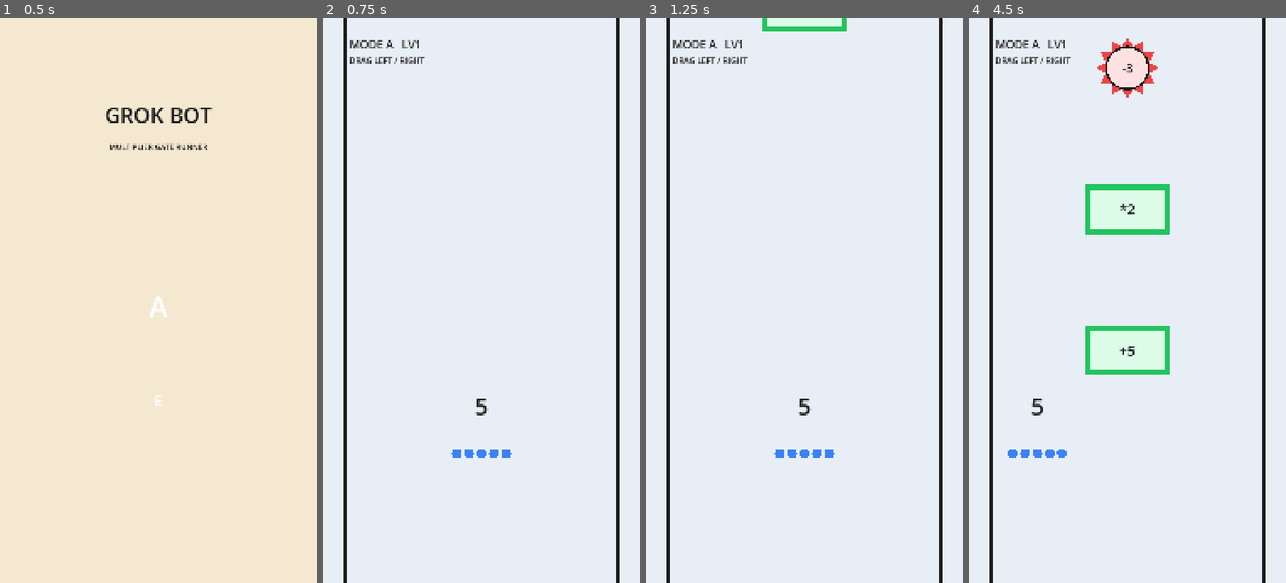
Above: before the commit, frames 1-4 (left to right).
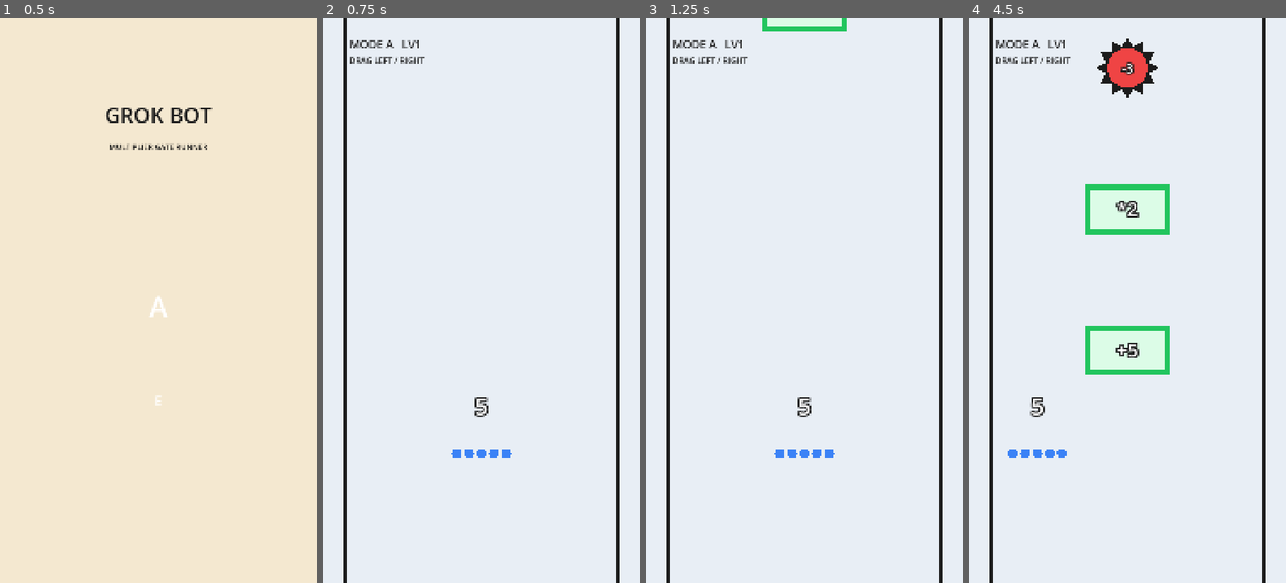
Above: after the commit, the same moments.

Repository: fallenblueray/Grok-Bot-Game
Game: Godot game, scene res://Boot.tscn
Same seed, same stepped clock (60 frames per second), same inputs: the game is played once before the commit and once after it.
Inputs (mouse positions are in pixels of both pictures, inside the frame that each line leads up to):
- Up to frame 1 (0.5 s): no input
- Up to frame 2 (0.75 s): click "A" at 0.5 s
- Up to frame 3 (1.25 s): no input
- Up to frame 4 (4.5 s): tap Enter at 1.25 s; move the mouse to (1197, 272) at 1.27 s; hold Right 1.28-2 s; tap 1 at 1.35 s; click (1197, 272) at 1.42 s; tap Space at 1.52 s; drag from (1064, 328) to (1111, 413) at 2.02 s; move the mouse to (1159, 176) at 2.77 s; hold Right 2.78-3.5 s; tap 2 at 2.85 s; drag from (1111, 413) to (1032, 215) at 3.52 s; move the mouse to (1222, 385) at 4.27 s; hold A from 4.28 s (still down); tap Keypad Enter at 4.35 s

Frame 1 is identical in both runs. In frame 2, 0.1% of the frame differs, in the area x 47-53%, y 67-71%; in frame 3, 0.1%; in frame 4, 1.5%, in the area x 19-60%, y 3-71%.

Commit message:
Mode A readability: outlined gate/wall numbers, red-heart ink-tooth saw

Diff:
--- a/ModeA.gd
+++ b/ModeA.gd
@@ -20,6 +20,7 @@
 const YELLOW := Color("F59E0B")
 const PALE_GREEN := Color("DCFCE7")
 const PALE_RED := Color("FEE2E7")
+const WHITE := Color("FFFFFF")
 
 const LEVEL_NUMBERS := [1, 4, 8]
 
@@ -271,6 +272,15 @@
 	return false
 
 
+func _draw_outlined_string(font: Font, pos: Vector2, text: String, width: float, size: int, fill: Color, outline: Color = INK, outline_px: float = 4.0) -> void:
+	for ox in [-1.0, 0.0, 1.0]:
+		for oy in [-1.0, 0.0, 1.0]:
+			if ox == 0.0 and oy == 0.0:
+				continue
+			draw_string(font, pos + Vector2(ox, oy) * outline_px, text, HORIZONTAL_ALIGNMENT_CENTER, width, size, outline)
+	draw_string(font, pos, text, HORIZONTAL_ALIGNMENT_CENTER, width, size, fill)
+
+
 func _draw() -> void:
 	draw_rect(Rect2(Vector2.ZERO, VIEW_SIZE), TRACK)
 	draw_rect(Rect2(TRACK_LEFT, 0.0, 8.0, VIEW_SIZE.y), INK)
@@ -295,7 +305,7 @@
 			var px := player_x + (float(col) - float(cols - 1) * 0.5) * spacing
 			var py := PLAYER_Y + (float(row) - float(rows - 1) * 0.5) * spacing
 			draw_circle(Vector2(px, py), 17.0, BLUE)
-	draw_string(font, Vector2(player_x - 150.0, PLAYER_Y - 130.0), str(count), HORIZONTAL_ALIGNMENT_CENTER, 300.0, 82, INK)
+	_draw_outlined_string(font, Vector2(player_x - 150.0, PLAYER_Y - 130.0), str(count), 300.0, 82, WHITE)
 
 
 func _draw_obstacle(obstacle: Dictionary) -> void:
@@ -334,7 +344,7 @@
 		draw_colored_polygon(notch, TRACK)
 		draw_line(rect.position + Vector2(rect.size.x - 58.0, 0.0), rect.position + Vector2(rect.size.x, 58.0), tint, 8.0)
 	var font := ThemeDB.fallback_font
-	draw_string(font, Vector2(rect.position.x, y + 18.0), label, HORIZONTAL_ALIGNMENT_CENTER, rect.size.x, 48, INK)
+	_draw_outlined_string(font, Vector2(rect.position.x, y + 22.0), label, rect.size.x, 64, WHITE, INK, 5.0)
 
 
 func _draw_saw(center: Vector2, value: int) -> void:
@@ -349,19 +359,19 @@
 			center + side * 20.0 + direction * inner,
 			center - side * 20.0 + direction * inner,
 		])
-		draw_colored_polygon(points, RED)
-	draw_circle(center, inner, Color("FEE2E2"))
-	draw_arc(center, inner, 0.0, TAU, 40, INK, 7.0)
-	draw_string(ThemeDB.fallback_font, Vector2(center.x - 100.0, center.y + 16.0), "-" + str(value), HORIZONTAL_ALIGNMENT_CENTER, 200.0, 40, INK)
+		draw_colored_polygon(points, INK)
+	draw_circle(center, inner, RED)
+	draw_arc(center, inner, 0.0, TAU, 40, INK, 8.0)
+	_draw_outlined_string(ThemeDB.fallback_font, Vector2(center.x - 100.0, center.y + 18.0), "-" + str(value), 200.0, 44, WHITE, INK, 4.0)
 
 
 func _draw_tide(y: float, value: int) -> void:
 	draw_rect(Rect2(TRACK_LEFT, y - 42.0, TRACK_RIGHT - TRACK_LEFT, 84.0), RED)
 	draw_rect(Rect2(TRACK_LEFT, y - 42.0, TRACK_RIGHT - TRACK_LEFT, 84.0), INK, false, 8.0)
-	draw_string(ThemeDB.fallback_font, Vector2(TRACK_LEFT, y + 14.0), "RED TIDE -" + str(value), HORIZONTAL_ALIGNMENT_CENTER, TRACK_RIGHT - TRACK_LEFT, 34, Color.WHITE)
+	_draw_outlined_string(ThemeDB.fallback_font, Vector2(TRACK_LEFT, y + 16.0), "RED TIDE -" + str(value), TRACK_RIGHT - TRACK_LEFT, 36, WHITE, INK, 4.0)
 
 
 func _draw_wall(y: float, required: int) -> void:
-	draw_rect(Rect2(TRACK_LEFT, y - 52.0, TRACK_RIGHT - TRACK_LEFT, 104.0), INK)
-	draw_rect(Rect2(TRACK_LEFT + 12.0, y - 40.0, TRACK_RIGHT - TRACK_LEFT - 24.0, 80.0), YELLOW)
-	draw_string(ThemeDB.fallback_font, Vector2(TRACK_LEFT, y + 22.0), "WALL  " + str(required), HORIZONTAL_ALIGNMENT_CENTER, TRACK_RIGHT - TRACK_LEFT, 48, INK)
+	draw_rect(Rect2(TRACK_LEFT, y - 60.0, TRACK_RIGHT - TRACK_LEFT, 120.0), INK)
+	draw_rect(Rect2(TRACK_LEFT + 12.0, y - 48.0, TRACK_RIGHT - TRACK_LEFT - 24.0, 96.0), Color("374151"))
+	_draw_outlined_string(ThemeDB.fallback_font, Vector2(TRACK_LEFT, y + 28.0), "WALL  " + str(required), TRACK_RIGHT - TRACK_LEFT, 80, YELLOW, INK, 6.0)
